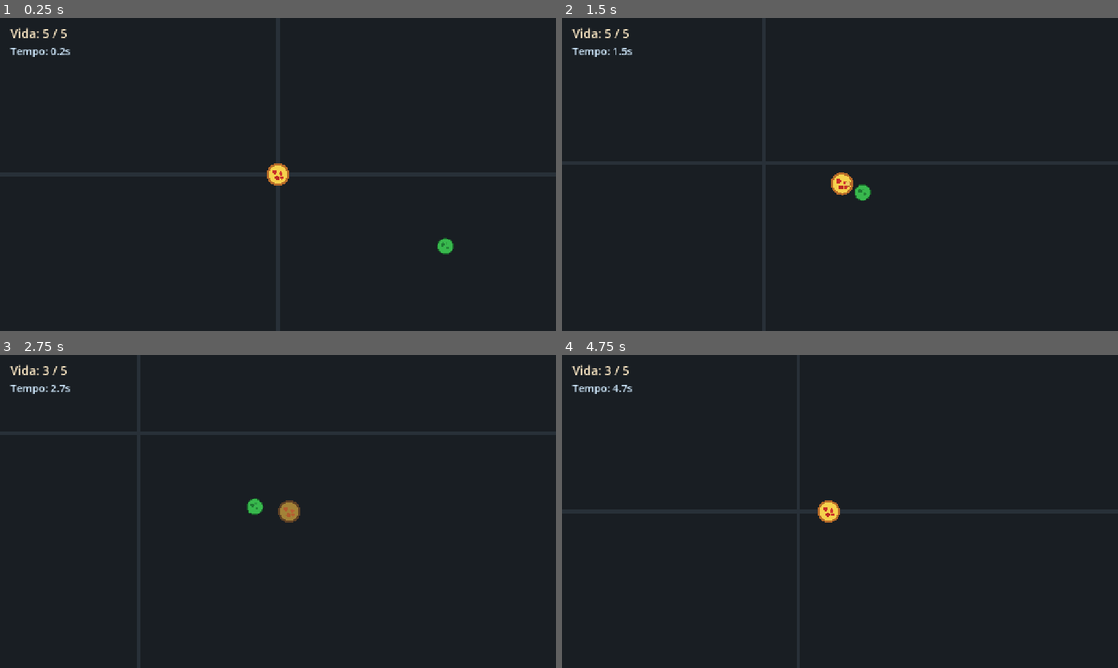
Above: before the commit, frames 1-4 (two rows, left to right).
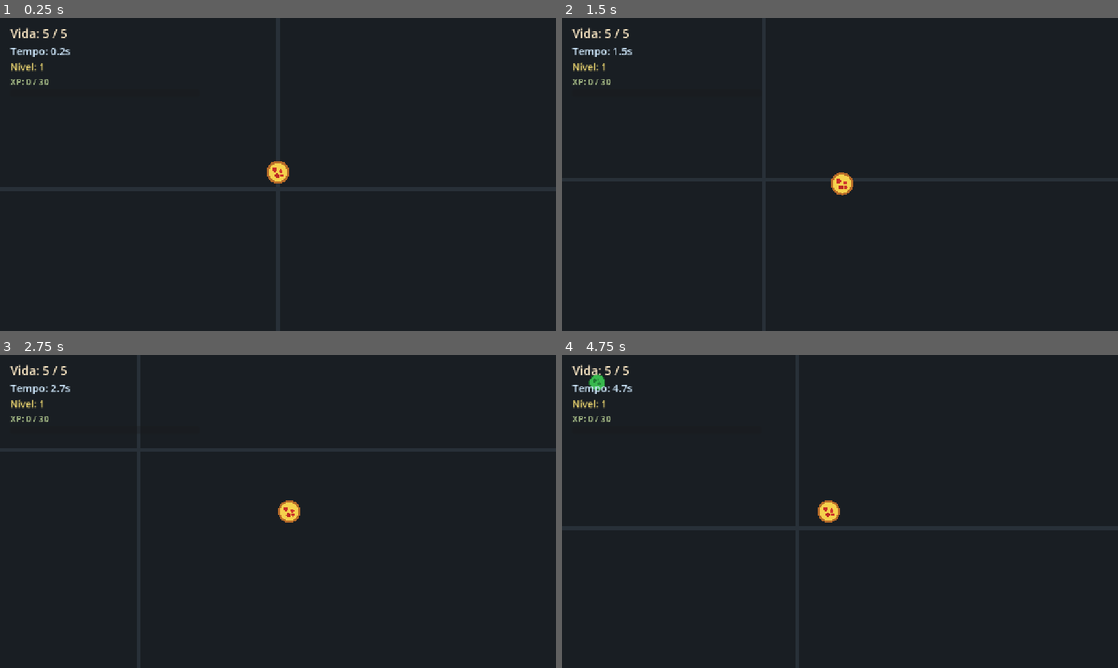
Above: after the commit, the same moments.

Repository: kosh202/five-second-survival
Game: Godot game, scene res://scenes/main.tscn
Two runs of this game, one before a commit and one after it. Both use one fixed random seed, a clock stepped at 60 frames per second and the inputs below.
Inputs:
- Up to frame 1 (0.25 s): no input
- Up to frame 2 (1.5 s): hold D (move_right) 0.53-1.28 s; hold S (move_down) from 1.28 s (still down)
- Up to frame 3 (2.75 s): release S (move_down) at 2.03 s; hold D (move_right) from 2.03 s (still down)
- Up to frame 4 (4.75 s): release D (move_right) at 2.78 s; hold W (move_up) 2.78-3.53 s; hold A (move_left) from 3.53 s (still down)

The runs differ from the first frame. In frame 1, 0.4% of the frame differs, in the area x 1-82%, y 14-76%; in frame 2, 0.3%; in frame 3, 0.5%, in the area x 1-54%, y 3-54%; in frame 4, 0.3%.

Commit message:
feat: add XP progression and player upgrades

Diff:
--- a/scenes/main.tscn
+++ b/scenes/main.tscn
@@ -1,8 +1,7 @@
-[gd_scene load_steps=6 format=3]
+[gd_scene format=3 uid="uid://c6h4h3qjso44k"]
 
 [ext_resource type="Script" uid="uid://cdbqmx0m1h6b" path="res://scripts/main.gd" id="1_main"]
 [ext_resource type="PackedScene" path="res://scenes/player/player.tscn" id="2_player"]
-[ext_resource type="PackedScene" path="res://scenes/enemies/bacteria.tscn" id="3_bacteria"]
 [ext_resource type="PackedScene" path="res://scenes/ui/hud.tscn" id="4_hud"]
 
 [sub_resource type="RectangleShape2D" id="RectangleShape2D_h"]
@@ -11,62 +10,61 @@
 [sub_resource type="RectangleShape2D" id="RectangleShape2D_v"]
 size = Vector2(40, 1680)
 
-[node name="Main" type="Node2D"]
+[node name="Main" type="Node2D" unique_id=406283890]
 script = ExtResource("1_main")
 
-[node name="Arena" type="Node2D" parent="."]
+[node name="Arena" type="Node2D" parent="." unique_id=1728920672]
 
-[node name="Floor" type="Polygon2D" parent="Arena"]
-color = Color(0.10, 0.12, 0.14, 1)
+[node name="Floor" type="Polygon2D" parent="Arena" unique_id=322887912]
+color = Color(0.1, 0.12, 0.14, 1)
 polygon = PackedVector2Array(-1200, -800, 1200, -800, 1200, 800, -1200, 800)
 
-[node name="GridHint" type="Polygon2D" parent="Arena"]
+[node name="GridHint" type="Polygon2D" parent="Arena" unique_id=869067103]
 color = Color(0.16, 0.19, 0.22, 1)
 polygon = PackedVector2Array(-4, -800, 4, -800, 4, 800, -4, 800)
 
-[node name="GridHint2" type="Polygon2D" parent="Arena"]
+[node name="GridHint2" type="Polygon2D" parent="Arena" unique_id=485917927]
 color = Color(0.16, 0.19, 0.22, 1)
 polygon = PackedVector2Array(-1200, -4, 1200, -4, 1200, 4, -1200, 4)
 
-[node name="WallVisualTop" type="Polygon2D" parent="Arena"]
+[node name="WallVisualTop" type="Polygon2D" parent="Arena" unique_id=2586479]
 color = Color(0.05, 0.06, 0.07, 1)
 polygon = PackedVector2Array(-1240, -840, 1240, -840, 1240, -800, -1240, -800)
 
-[node name="WallVisualBottom" type="Polygon2D" parent="Arena"]
+[node name="WallVisualBottom" type="Polygon2D" parent="Arena" unique_id=1131542614]
 color = Color(0.05, 0.06, 0.07, 1)
 polygon = PackedVector2Array(-1240, 800, 1240, 800, 1240, 840, -1240, 840)
 
-[node name="WallVisualLeft" type="Polygon2D" parent="Arena"]
+[node name="WallVisualLeft" type="Polygon2D" parent="Arena" unique_id=2101519048]
 color = Color(0.05, 0.06, 0.07, 1)
 polygon = PackedVector2Array(-1240, -840, -1200, -840, -1200, 840, -1240, 840)
 
-[node name="WallVisualRight" type="Polygon2D" parent="Arena"]
+[node name="WallVisualRight" type="Polygon2D" parent="Arena" unique_id=1836828340]
 color = Color(0.05, 0.06, 0.07, 1)
 polygon = PackedVector2Array(1200, -840, 1240, -840, 1240, 840, 1200, 840)
 
-[node name="Walls" type="StaticBody2D" parent="Arena"]
+[node name="Walls" type="StaticBody2D" parent="Arena" unique_id=1819570485]
 collision_layer = 4
 collision_mask = 0
 
-[node name="Top" type="CollisionShape2D" parent="Arena/Walls"]
+[node name="Top" type="CollisionShape2D" parent="Arena/Walls" unique_id=2105096433]
 position = Vector2(0, -820)
 shape = SubResource("RectangleShape2D_h")
 
-[node name="Bottom" type="CollisionShape2D" parent="Arena/Walls"]
+[node name="Bottom" type="CollisionShape2D" parent="Arena/Walls" unique_id=1034747431]
 position = Vector2(0, 820)
 shape = SubResource("RectangleShape2D_h")
 
-[node name="Left" type="CollisionShape2D" parent="Arena/Walls"]
+[node name="Left" type="CollisionShape2D" parent="Arena/Walls" unique_id=1090127097]
 position = Vector2(-1220, 0)
 shape = SubResource("RectangleShape2D_v")
 
-[node name="Right" type="CollisionShape2D" parent="Arena/Walls"]
+[node name="Right" type="CollisionShape2D" parent="Arena/Walls" unique_id=96157614]
 position = Vector2(1220, 0)
 shape = SubResource("RectangleShape2D_v")
 
-[node name="Player" parent="." instance=ExtResource("2_player")]
+[node name="Player" parent="." unique_id=1279519101 instance=ExtResource("2_player")]
 
-[node name="Bacteria" parent="." instance=ExtResource("3_bacteria")]
-position = Vector2(420, 180)
+[node name="Enemies" type="Node2D" parent="."]
 
-[node name="HUD" parent="." instance=ExtResource("4_hud")]
+[node name="HUD" parent="." unique_id=1069301046 instance=ExtResource("4_hud")]
--- a/scenes/ui/hud.tscn
+++ b/scenes/ui/hud.tscn
@@ -3,11 +3,12 @@
 [ext_resource type="Script" uid="uid://d2wg8slsgneei" path="res://scripts/ui/hud.gd" id="1_hud"]
 
 [node name="HUD" type="CanvasLayer"]
+process_mode = 3
 script = ExtResource("1_hud")
 
 [node name="Margin" type="MarginContainer" parent="."]
-offset_right = 420.0
-offset_bottom = 120.0
+offset_right = 460.0
+offset_bottom = 220.0
 theme_override_constants/margin_left = 24
 theme_override_constants/margin_top = 16
 
@@ -26,6 +27,24 @@
 theme_override_colors/font_color = Color(0.82, 0.92, 1, 1)
 theme_override_font_sizes/font_size = 24
 text = "Tempo: 0.0s"
+
+[node name="LevelLabel" type="Label" parent="Margin/VBox"]
+layout_mode = 2
+theme_override_colors/font_color = Color(0.95, 0.86, 0.45, 1)
+theme_override_font_sizes/font_size = 22
+text = "Nível: 1"
+
+[node name="XpLabel" type="Label" parent="Margin/VBox"]
+layout_mode = 2
+theme_override_colors/font_color = Color(0.78, 0.88, 0.62, 1)
+theme_override_font_sizes/font_size = 20
+text = "XP: 0 / 30"
+
+[node name="XpBar" type="ProgressBar" parent="Margin/VBox"]
+custom_minimum_size = Vector2(0, 18)
+layout_mode = 2
+max_value = 30.0
+show_percentage = false
 
 [node name="GameOver" type="Control" parent="."]
 visible = false
@@ -80,3 +99,65 @@
 layout_mode = 2
 size_flags_horizontal = 4
 text = "Reiniciar"
+
+[node name="UpgradePanel" type="Control" parent="."]
+visible = false
+layout_mode = 3
+anchors_preset = 15
+anchor_right = 1.0
+anchor_bottom = 1.0
+grow_horizontal = 2
+grow_vertical = 2
+
+[node name="Dim" type="ColorRect" parent="UpgradePanel"]
+layout_mode = 1
+anchors_preset = 15
+anchor_right = 1.0
+anchor_bottom = 1.0
+grow_horizontal = 2
+grow_vertical = 2
+color = Color(0.02, 0.02, 0.04, 0.72)
+
+[node name="Center" type="CenterContainer" parent="UpgradePanel"]
+layout_mode = 1
+anchors_preset = 15
+anchor_right = 1.0
+anchor_bottom = 1.0
+grow_horizontal = 2
+grow_vertical = 2
+
+[node name="Panel" type="PanelContainer" parent="UpgradePanel/Center"]
+custom_minimum_size = Vector2(480, 340)
+layout_mode = 2
+
+[node name="VBox" type="VBoxContainer" parent="UpgradePanel/Center/Panel"]
+layout_mode = 2
+theme_override_constants/separation = 12
+alignment = 1
+
+[node name="Title" type="Label" parent="UpgradePanel/Center/Panel/VBox"]
+layout_mode = 2
+theme_override_font_sizes/font_size = 32
+text = "Escolha uma melhoria"
+horizontal_alignment = 1
+
+[node name="Hint" type="Label" parent="UpgradePanel/Center/Panel/VBox"]
+layout_mode = 2
+theme_override_font_sizes/font_size = 16
+text = "A partida fica pausada até você escolher."
+horizontal_alignment = 1
+
+[node name="Option1" type="Button" parent="UpgradePanel/Center/Panel/VBox"]
+custom_minimum_size = Vector2(440, 72)
+layout_mode = 2
+text = "Melhoria 1"
+
+[node name="Option2" type="Button" parent="UpgradePanel/Center/Panel/VBox"]
+custom_minimum_size = Vector2(440, 72)
+layout_mode = 2
+text = "Melhoria 2"
+
+[node name="Option3" type="Button" parent="UpgradePanel/Center/Panel/VBox"]
+custom_minimum_size = Vector2(440, 72)
+layout_mode = 2
+text = "Melhoria 3"
--- a/scripts/enemies/bacteria.gd
+++ b/scripts/enemies/bacteria.gd
@@ -1,12 +1,15 @@
 class_name Bacteria
 extends CharacterBody2D
 ## Inimigo simples: persegue o jogador, causa dano em contato e pode ser eliminado.
+
+signal defeated(xp_amount: int)
 
 const SPEED := 150.0
 const DAMAGE := 1
 const RADIUS := 18.0
 const MAX_HEALTH := 4
 const HIT_FLASH_SECONDS := 0.12
+const XP_REWARD := 10
 
 @onready var _hitbox: Area2D = $Hitbox
 
@@ -75,5 +78,8 @@
 
 
 func _die() -> void:
+	if is_dead:
+		return
 	is_dead = true
+	defeated.emit(XP_REWARD)
 	queue_free()
--- a/scripts/main.gd
+++ b/scripts/main.gd
@@ -1,19 +1,47 @@
 extends Node2D
-## Cena raiz: liga jogador, inimigo, HUD, cronômetro e reinício.
+## Cena raiz: liga jogador, HUD, cronômetro, geração de inimigos e reinício.
+
+const BACTERIA_SCENE := preload("res://scenes/enemies/bacteria.tscn")
+
+# Chão da arena: de (-1200, -800) a (1200, 800). A margem evita nascer dentro da parede.
+const ARENA_MIN := Vector2(-1200.0, -800.0)
+const ARENA_MAX := Vector2(1200.0, 800.0)
+const SPAWN_MARGIN := 48.0
+const SPAWN_EDGE_BAND := 100.0
+const SPAWN_SAFE_DISTANCE := 220.0
+const SPAWN_ATTEMPTS := 12
+
+const MAX_ENEMIES := 15
+const SPAWN_INTERVAL_START := 2.0
+const SPAWN_INTERVAL_MIN := 0.6
+# 2.0 → 0.6 em 70 s de sobrevivência.
+const SPAWN_INTERVAL_DECAY_PER_SECOND := 0.02
+
+const FIRST_LEVEL_XP := 30
+const XP_REQUIREMENT_GROWTH := 1.25
 
 @onready var _player: Player = $Player
 @onready var _hud: HUD = $HUD
+@onready var _enemies: Node2D = $Enemies
 
 var _elapsed_seconds: float = 0.0
 var _game_over: bool = false
+var _spawn_cooldown: float = 0.0
+var _xp: int = 0
+var _level: int = 1
+var _xp_to_next: int = FIRST_LEVEL_XP
+var _pending_level_ups: int = 0
+var _choosing_upgrade: bool = false
 
 
 func _ready() -> void:
 	_player.health_changed.connect(_hud.update_health)
 	_player.died.connect(_on_player_died)
 	_hud.restart_requested.connect(_restart)
+	_hud.upgrade_chosen.connect(_on_upgrade_chosen)
 	_hud.update_health(_player.health, _player.MAX_HEALTH)
 	_hud.update_time(0.0)
+	_hud.update_experience(_level, _xp, _xp_to_next)
 
 
 func _process(delta: float) -> void:
@@ -24,12 +52,137 @@
 
 	_elapsed_seconds += delta
 	_hud.update_time(_elapsed_seconds)
+	_update_spawning(delta)
+
+
+func _update_spawning(delta: float) -> void:
+	_spawn_cooldown -= delta
+	if _spawn_cooldown > 0.0:
+		return
+
+	if _try_spawn_bacteria():
+		_spawn_cooldown = _current_spawn_interval()
+	else:
+		# Lotado ou sem posição válida: tenta de novo em breve, sem acelerar a horda.
+		_spawn_cooldown = 0.2
+
+
+func _current_spawn_interval() -> float:
+	return maxf(
+		SPAWN_INTERVAL_MIN,
+		SPAWN_INTERVAL_START - _elapsed_seconds * SPAWN_INTERVAL_DECAY_PER_SECOND
+	)
+
+
+func _try_spawn_bacteria() -> bool:
+	if _alive_enemy_count() >= MAX_ENEMIES:
+		return false
+
+	var spawn_position: Variant = _pick_spawn_position()
+	if spawn_position == null:
+		return false
+
+	var bacteria := BACTERIA_SCENE.instantiate() as Bacteria
+	bacteria.defeated.connect(_on_enemy_defeated)
+	_enemies.add_child(bacteria)
+	bacteria.global_position = spawn_position as Vector2
+	return true
+
+
+func _alive_enemy_count() -> int:
+	var count := 0
+	for node in get_tree().get_nodes_in_group("enemies"):
+		if node is Bacteria and is_instance_valid(node) and not (node as Bacteria).is_dead:
+			count += 1
+	return count
+
+
+func _pick_spawn_position() -> Variant:
+	var min_x := ARENA_MIN.x + SPAWN_MARGIN
+	var max_x := ARENA_MAX.x - SPAWN_MARGIN
+	var min_y := ARENA_MIN.y + SPAWN_MARGIN
+	var max_y := ARENA_MAX.y - SPAWN_MARGIN
+	var player_position := _player.global_position
+
+	for _i in SPAWN_ATTEMPTS:
+		var point := _random_edge_point(min_x, max_x, min_y, max_y)
+		if point.distance_to(player_position) >= SPAWN_SAFE_DISTANCE:
+			return point
+
+	return null
+
+
+func _random_edge_point(min_x: float, max_x: float, min_y: float, max_y: float) -> Vector2:
+	var band := SPAWN_EDGE_BAND
+	match randi() % 4:
+		0:
+			return Vector2(randf_range(min_x, max_x), randf_range(min_y, min_y + band))
+		1:
+			return Vector2(randf_range(min_x, max_x), randf_range(max_y - band, max_y))
+		2:
+			return Vector2(randf_range(min_x, min_x + band), randf_range(min_y, max_y))
+		_:
+			return Vector2(randf_range(max_x - band, max_x), randf_range(min_y, max_y))
+
+
+func _on_enemy_defeated(xp_amount: int) -> void:
+	if _game_over:
+		return
+
+	_xp += xp_amount
+	while _xp >= _xp_to_next:
+		_xp -= _xp_to_next
+		_level += 1
+		_xp_to_next = maxi(1, roundi(float(_xp_to_next) * XP_REQUIREMENT_GROWTH))
+		_pending_level_ups += 1
+
+	_hud.update_experience(_level, _xp, _xp_to_next)
+	_try_show_next_upgrade()
+
+
+func _try_show_next_upgrade() -> void:
+	if _game_over or _choosing_upgrade or _pending_level_ups <= 0:
+		return
+
+	_choosing_upgrade = true
+	get_tree().paused = true
+	_hud.show_upgrade_choices(_pick_upgrade_ids())
+
+
+func _pick_upgrade_ids() -> Array[StringName]:
+	var pool: Array[StringName] = [&"damage", &"attack_speed", &"range", &"move_speed"]
+	pool.shuffle()
+	return [pool[0], pool[1], pool[2]]
+
+
+func _on_upgrade_chosen(upgrade_id: StringName) -> void:
+	if _game_over:
+		_clear_upgrade_pause()
+		return
+
+	_player.apply_upgrade(upgrade_id)
+	_pending_level_ups = maxi(0, _pending_level_ups - 1)
+	_choosing_upgrade = false
+
+	if _pending_level_ups > 0:
+		_try_show_next_upgrade()
+	else:
+		_clear_upgrade_pause()
+
+
+func _clear_upgrade_pause() -> void:
+	_choosing_upgrade = false
+	_hud.hide_upgrade_panel()
+	get_tree().paused = false
 
 
 func _on_player_died() -> void:
 	_game_over = true
+	_pending_level_ups = 0
+	_clear_upgrade_pause()
 	_hud.show_game_over()
 
 
 func _restart() -> void:
+	get_tree().paused = false
 	get_tree().reload_current_scene()
--- a/scripts/player/player.gd
+++ b/scripts/player/player.gd
@@ -5,18 +5,23 @@
 signal health_changed(current: int, maximum: int)
 signal died
 
-const SPEED := 240.0
 const MAX_HEALTH := 5
 const INVULNERABILITY_SECONDS := 0.75
 const RADIUS := 26.0
-const ATTACK_RANGE := 280.0
-const ATTACK_INTERVAL := 0.65
-const ATTACK_DAMAGE := 1
+const INITIAL_MOVE_SPEED := 240.0
+const INITIAL_ATTACK_RANGE := 280.0
+const INITIAL_ATTACK_INTERVAL := 0.65
+const INITIAL_ATTACK_DAMAGE := 1
+const MIN_ATTACK_INTERVAL := 0.20
 
 const CRUMB_SCENE := preload("res://scenes/player/crumb_projectile.tscn")
 
 var health: int = MAX_HEALTH
 var is_dead: bool = false
+var move_speed: float = INITIAL_MOVE_SPEED
+var attack_range: float = INITIAL_ATTACK_RANGE
+var attack_interval: float = INITIAL_ATTACK_INTERVAL
+var attack_damage: int = INITIAL_ATTACK_DAMAGE
 
 var _invulnerable: bool = false
 var _invulnerability_left: float = 0.0
@@ -46,7 +51,7 @@
 
 	# get_vector já normaliza diagonais para a velocidade não ficar maior.
 	var direction := Input.get_vector("move_left", "move_right", "move_up", "move_down")
-	velocity = direction * SPEED
+	velocity = direction * move_speed
 	move_and_slide()
 	_update_auto_attack(delta)
 
@@ -87,12 +92,12 @@
 		return
 
 	_fire_at(target)
-	_attack_cooldown = ATTACK_INTERVAL
+	_attack_cooldown = attack_interval
 
 
 func _find_nearest_enemy() -> Node2D:
 	var nearest: Node2D = null
-	var nearest_distance := ATTACK_RANGE
+	var nearest_distance := attack_range
 
 	for node in get_tree().get_nodes_in_group("enemies"):
 		if not is_instance_valid(node) or not node is Node2D:
@@ -115,7 +120,19 @@
 		host = get_parent()
 	host.add_child(crumb)
 	crumb.global_position = global_position
-	crumb.setup(target, ATTACK_DAMAGE)
+	crumb.setup(target, attack_damage)
+
+
+func apply_upgrade(upgrade_id: StringName) -> void:
+	match upgrade_id:
+		&"damage":
+			attack_damage += 1
+		&"attack_speed":
+			attack_interval = maxf(MIN_ATTACK_INTERVAL, attack_interval * 0.85)
+		&"range":
+			attack_range += 50.0
+		&"move_speed":
+			move_speed += 25.0
 
 
 func _die() -> void:
--- a/scripts/ui/hud.gd
+++ b/scripts/ui/hud.gd
@@ -1,18 +1,40 @@
 class_name HUD
 extends CanvasLayer
-## Interface: vida, tempo de sobrevivência e tela de Game Over.
+## Interface: vida, tempo, XP, melhorias, Game Over e reinício.
 
 signal restart_requested
+signal upgrade_chosen(upgrade_id: StringName)
+
+const UPGRADE_TEXT := {
+	&"damage": ["Mais dano", "As migalhas causam +1 de dano."],
+	&"attack_speed": ["Ataque mais rápido", "O intervalo entre disparos cai 15% (mínimo 0,20 s)."],
+	&"range": ["Maior alcance", "O ataque automático alcança +50 pixels."],
+	&"move_speed": ["Mais velocidade", "A pizza se move +25 pixels por segundo."],
+}
 
 @onready var _health_label: Label = $Margin/VBox/HealthLabel
 @onready var _time_label: Label = $Margin/VBox/TimeLabel
+@onready var _level_label: Label = $Margin/VBox/LevelLabel
+@onready var _xp_label: Label = $Margin/VBox/XpLabel
+@onready var _xp_bar: ProgressBar = $Margin/VBox/XpBar
 @onready var _game_over: Control = $GameOver
 @onready var _restart_button: Button = $GameOver/Center/Panel/VBox/RestartButton
+@onready var _upgrade_panel: Control = $UpgradePanel
+@onready var _option_buttons: Array[Button] = [
+	$UpgradePanel/Center/Panel/VBox/Option1,
+	$UpgradePanel/Center/Panel/VBox/Option2,
+	$UpgradePanel/Center/Panel/VBox/Option3,
+]
+
+var _current_choices: Array[StringName] = []
 
 
 func _ready() -> void:
 	_game_over.visible = false
+	_upgrade_panel.visible = false
 	_restart_button.pressed.connect(_on_restart_pressed)
+	for i in _option_buttons.size():
+		_option_buttons[i].pressed.connect(_on_option_pressed.bind(i))
 
 
 func update_health(current: int, maximum: int) -> void:
@@ -23,10 +45,44 @@
 	_time_label.text = "Tempo: %.1fs" % seconds
 
 
+func update_experience(level: int, current_xp: int, xp_to_next: int) -> void:
+	_level_label.text = "Nível: %d" % level
+	_xp_label.text = "XP: %d / %d" % [current_xp, xp_to_next]
+	_xp_bar.max_value = maxf(1.0, float(xp_to_next))
+	_xp_bar.value = clampf(float(current_xp), 0.0, _xp_bar.max_value)
+
+
 func show_game_over() -> void:
+	hide_upgrade_panel()
 	_game_over.visible = true
 	_restart_button.grab_focus()
 
 
+func show_upgrade_choices(choices: Array[StringName]) -> void:
+	if _game_over.visible or choices.size() < 3:
+		return
+
+	_current_choices = choices.duplicate()
+	for i in 3:
+		var texts: Array = UPGRADE_TEXT.get(choices[i], ["Melhoria", ""])
+		_option_buttons[i].text = "%s\n%s" % [texts[0], texts[1]]
+
+	_upgrade_panel.visible = true
+	_option_buttons[0].grab_focus()
+
+
+func hide_upgrade_panel() -> void:
+	_upgrade_panel.visible = false
+	_current_choices.clear()
+
+
+func _on_option_pressed(index: int) -> void:
+	if index < 0 or index >= _current_choices.size():
+		return
+	var upgrade_id := _current_choices[index]
+	hide_upgrade_panel()
+	upgrade_chosen.emit(upgrade_id)
+
+
 func _on_restart_pressed() -> void:
 	restart_requested.emit()
